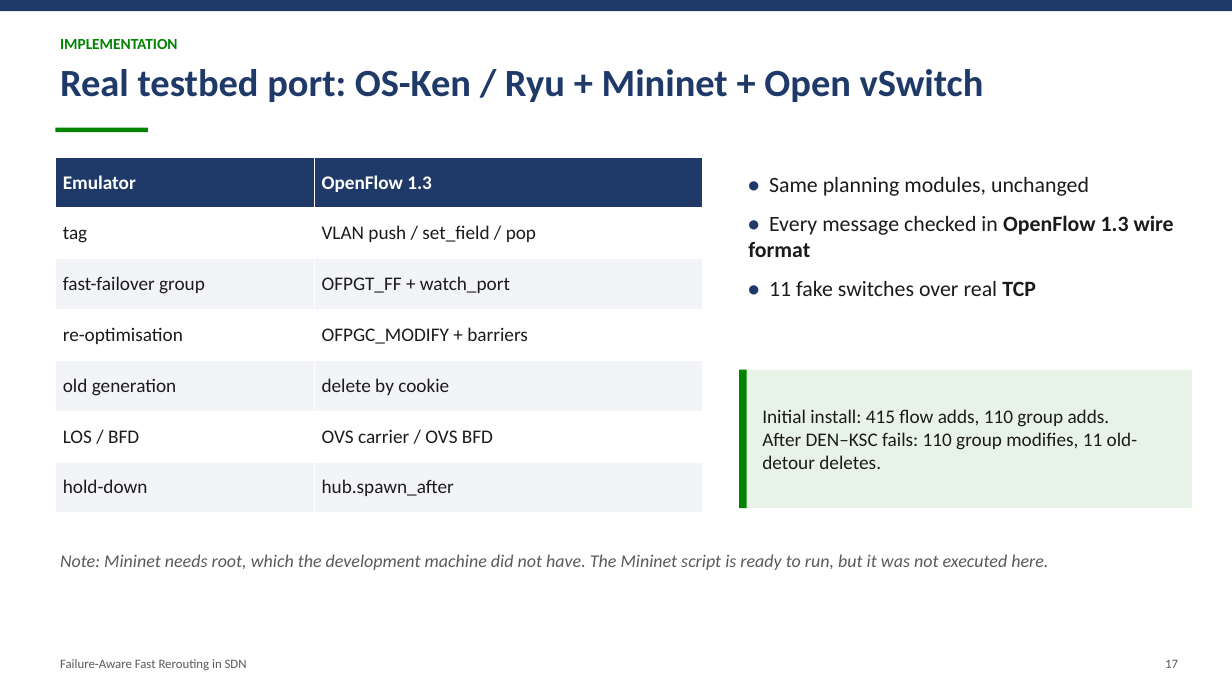
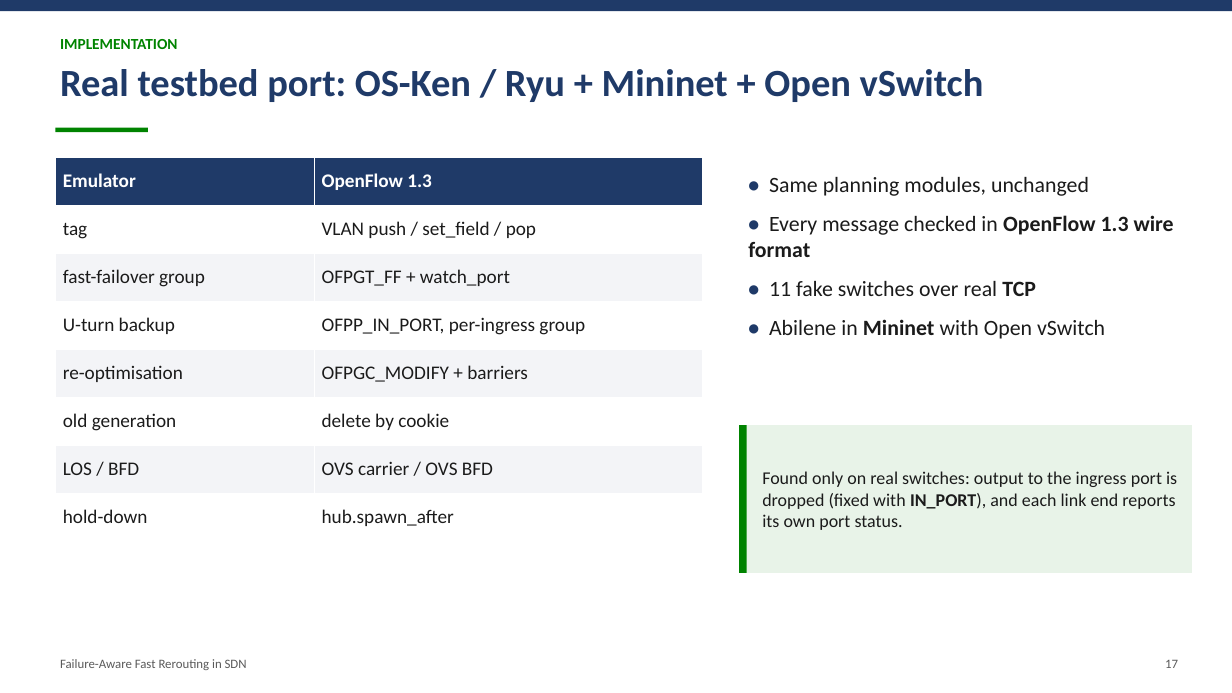
Before and after one commit to Mayank-8127/sdn_project, a slide deck: slide 17 of docs/report/FA-FRR_Presentation.pptx. Drawn at 1232x693 pixels with LibreOffice and Linux fonts; fonts in the diff are those of the drawing. Boxes give left, top, right and bottom in pixels: in the first picture for what was removed or moved away, otherwise in the second. Text is boxed around its words. In the diff, an @@ line names an element or a change of style, - is before the commit and + after.

Commit message:
report: Mininet validation section, results slide and v1.1 roadmap

```diff
--- a/docs/report/FA-FRR_Presentation.pptx
+++ b/docs/report/FA-FRR_Presentation.pptx
@@ table at (x1=55, y1=157, x2=702, y2=542) @@
+row 4: U-turn backup | OFPP_IN_PORT, per-ingress group
@@ text at (x1=769, y1=319, x2=1105, y2=339): paragraph added @@
+• Abilene in Mininet with Open vSwitch
@@ rectangle resized from (x1=739, y1=370, x2=1192, y2=508) to (x1=739, y1=425, x2=1192, y2=573) @@
@@ rectangle resized from (x1=739, y1=370, x2=747, y2=508) to (x1=739, y1=425, x2=747, y2=573) @@
@@ text at (x1=762, y1=471, x2=1177, y2=530): text changed; size 15 to 14 pt @@
-Initial install: 415 flow adds, 110 group adds.
-After DEN–KSC fails: 110 group modifies, 11 old-detour deletes.
+Found only on real switches: output to the ingress port is dropped (fixed with IN_PORT), and each link end reports its own port status.
@@ text removed at (x1=60, y1=554, x2=1048, y2=570) @@
-Note: Mininet needs root, which the development machine did not have. The Mininet script is ready to run, but it was not executed here.
```
Also in this commit, not shown: 4 other slides changed, 1 slide added, 8 other files.
